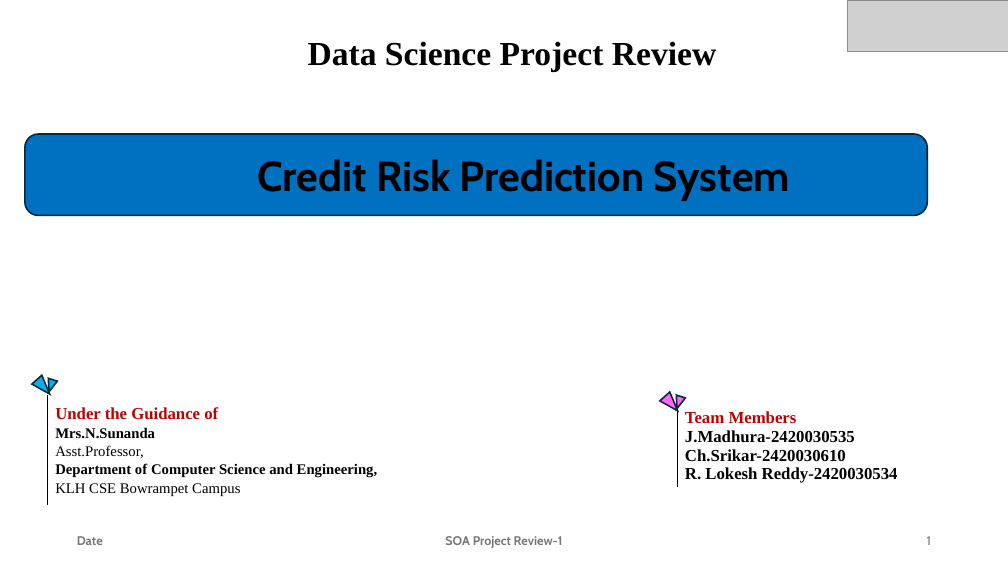
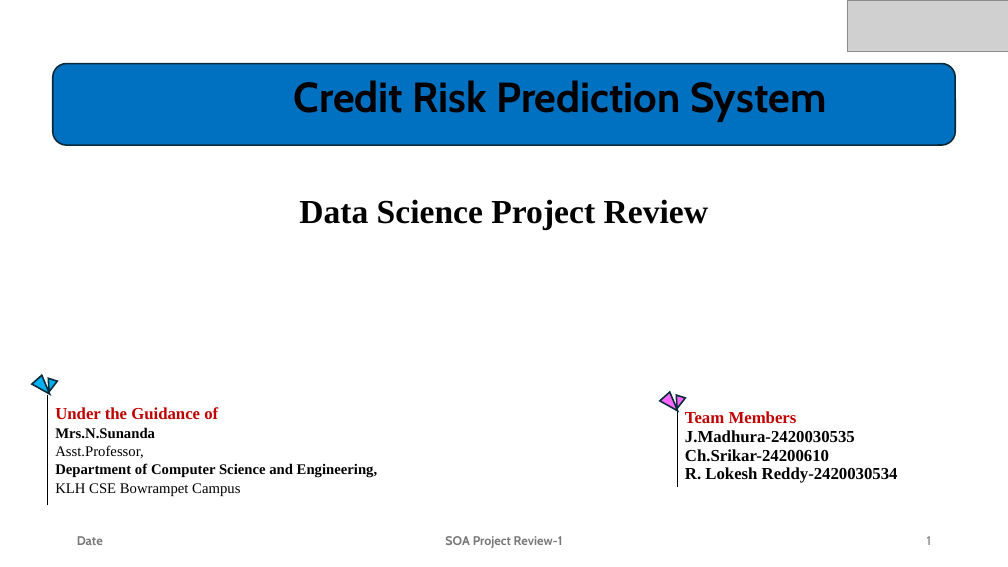
Before and after one commit to Srikar63/DS-Batch17-Credit-Risk-Prediction-System, a slide deck: slide 1 of DS_project_ppt_credict_risk_analysis.pptx. Drawn at 1008x567 pixels with LibreOffice and Linux fonts; fonts in the diff are those of the drawing; grey boxes stand for pictures. Boxes give left, top, right and bottom in pixels: in the first picture for what was removed or moved away, otherwise in the second. Text is boxed around its words. In the diff, an @@ line names an element or a change of style, - is before the commit and + after.

```diff
--- a/DS_project_ppt_credict_risk_analysis.pptx
+++ b/DS_project_ppt_credict_risk_analysis.pptx
@@ rounded rectangle: place and size @@
-rounded rectangle at <box>25,134,928,216</box>
+rounded rectangle at <box>53,64,956,145</box>
@@ text "Credit Risk Prediction System": place and size @@
-text "Credit Risk Prediction System" at <box>257,159,790,201</box>
+text "Credit Risk Prediction System" at <box>294,80,826,122</box>
@@ text "Data Science Project Review": place and size @@
-text "Data Science Project Review" at <box>308,41,716,72</box>
+text "Data Science Project Review" at <box>299,199,708,229</box>
@@ table at <box>678,405,984,494</box> @@
-row 1, column 1: Team Members / J.Madhura-2420030535 / Ch.Srikar-2420030610 / R. Lokesh Reddy-2420030534
+row 1, column 1: Team Members / J.Madhura-2420030535 / Ch.Srikar-24200610 / R. Lokesh Reddy-2420030534
```
Also in this commit, not shown: 8 other slides changed, 5 other files.
